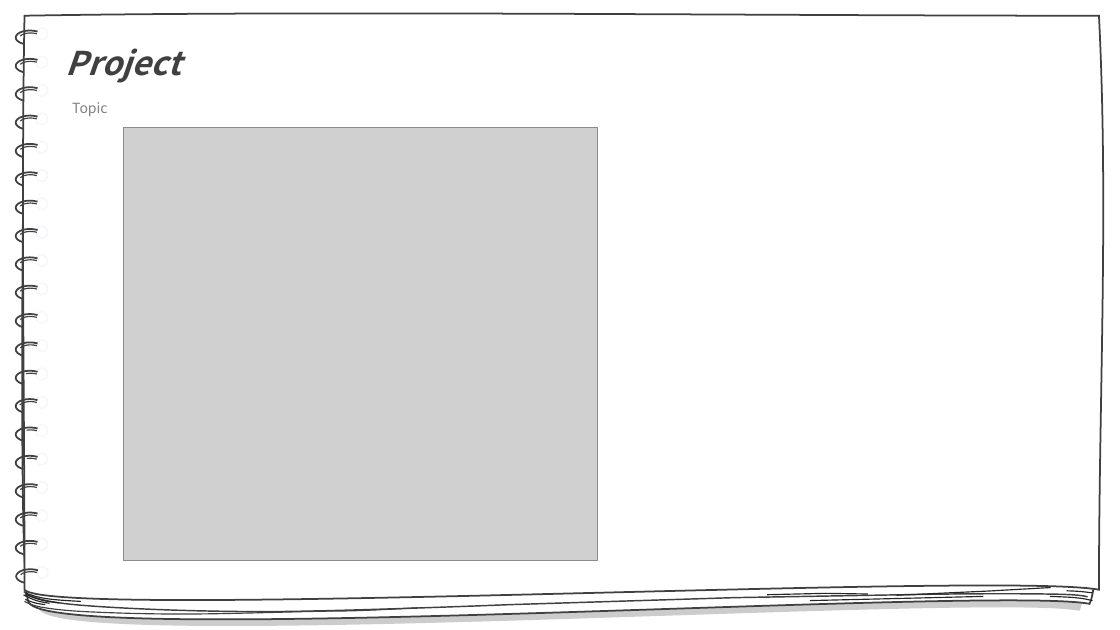
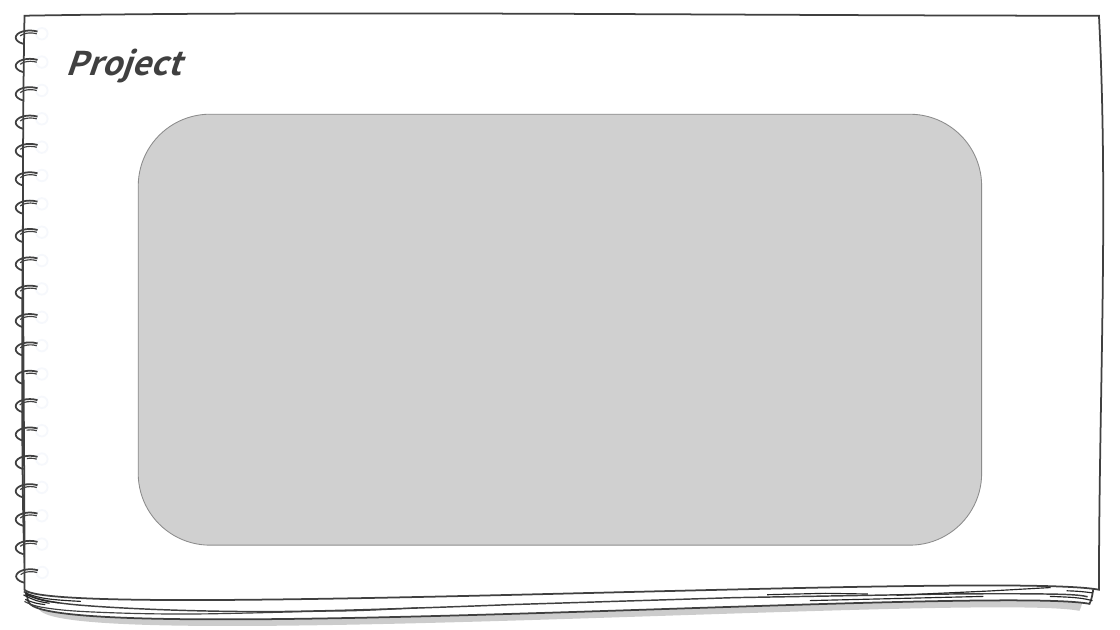
Before and after one commit to redEddie/CROS0218, a slide deck: slide 9 of 팀플 ppt.pptx. Drawn at 1120x630 pixels with LibreOffice and Linux fonts; fonts in the diff are those of the drawing; grey boxes stand for pictures. Boxes give left, top, right and bottom in pixels: in the first picture for what was removed or moved away, otherwise in the second. Text is boxed around its words. In the diff, an @@ line names an element or a change of style, - is before the commit and + after.

```diff
--- a/팀플 ppt.pptx
+++ b/팀플 ppt.pptx
@@ text in freeform shape at box(72, 102, 107, 116): paragraph removed @@
-Topic
@@ picture: place and size @@
-picture at box(124, 128, 598, 560)
+picture at box(139, 114, 982, 545)
```
Also in this commit, not shown: 7 other slides changed, 3 slides added, 1 slide removed.
